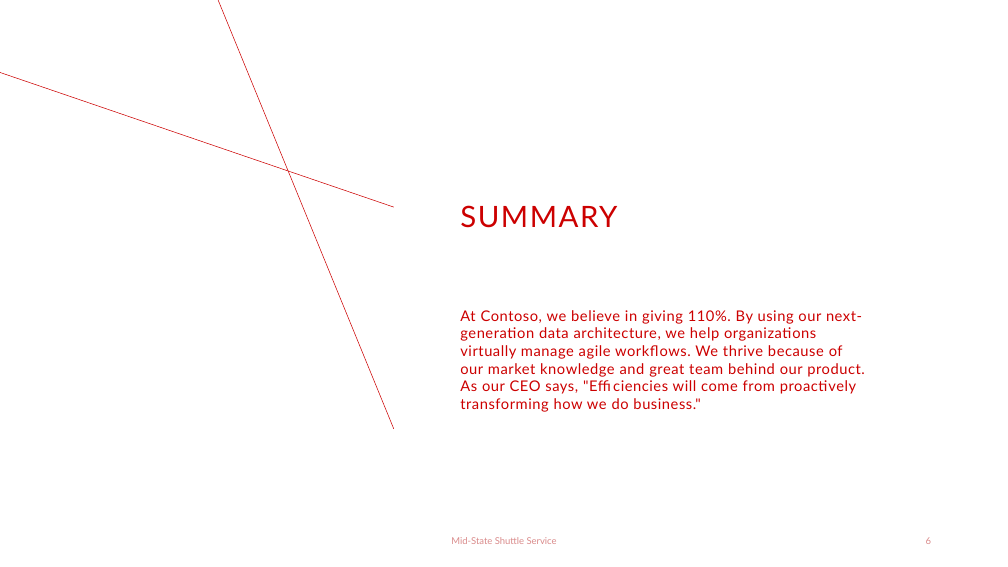
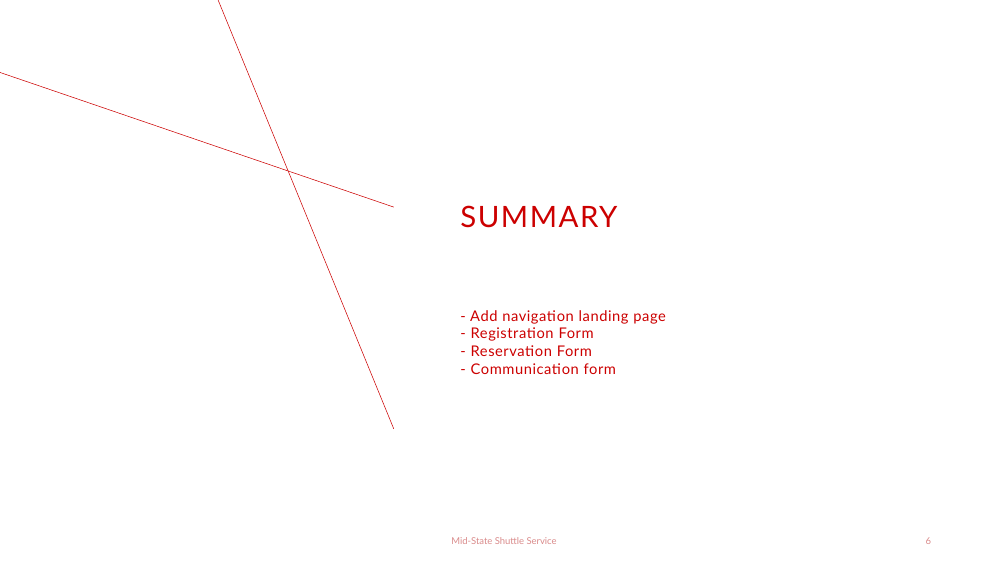
Before and after one commit to nicr222/Revan, a slide deck: slide 6 of RevanTeamProject/SprintPowerPoint/Sprint1.pptx. Drawn at 1008x567 pixels with LibreOffice and Linux fonts; fonts in the diff are those of the drawing. Boxes give left, top, right and bottom in pixels: in the first picture for what was removed or moved away, otherwise in the second. Text is boxed around its words. In the diff, an @@ line names an element or a change of style, - is before the commit and + after.

```diff
--- a/RevanTeamProject/SprintPowerPoint/Sprint1.pptx
+++ b/RevanTeamProject/SprintPowerPoint/Sprint1.pptx
@@ text at <box>470,310,665,374</box>: text changed @@
-At Contoso, we believe in giving 110%. By using our next-generation data architecture, we help organizations virtually manage agile workflows. We thrive because of our market knowledge and great team behind our product. As our CEO says, "Efficiencies will come from proactively transforming how we do business."
+- Add navigation landing page
+- Registration Form
+- Reservation Form
+- Communication form
```
Also in this commit, not shown: 5 other files.
